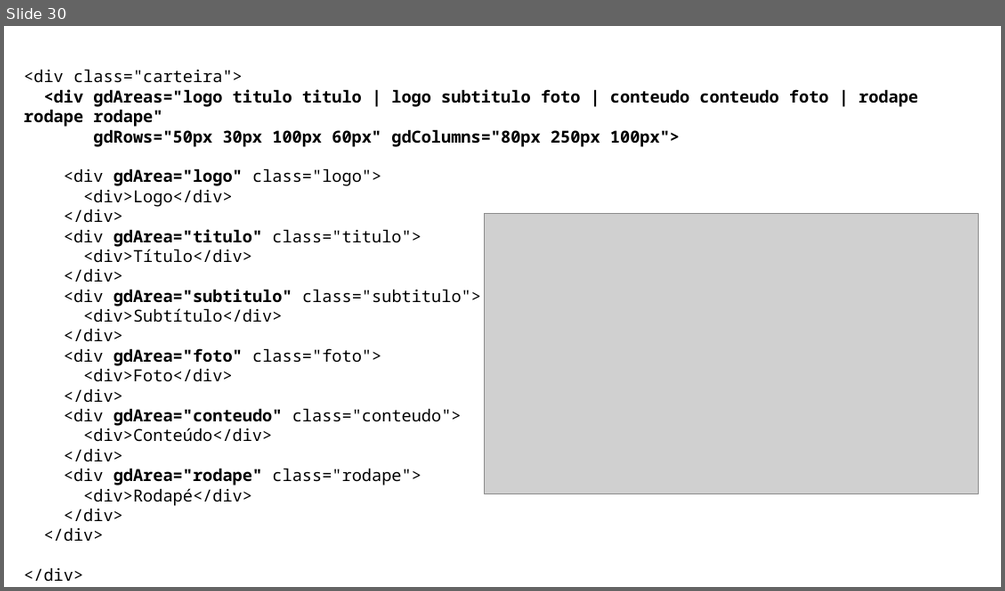
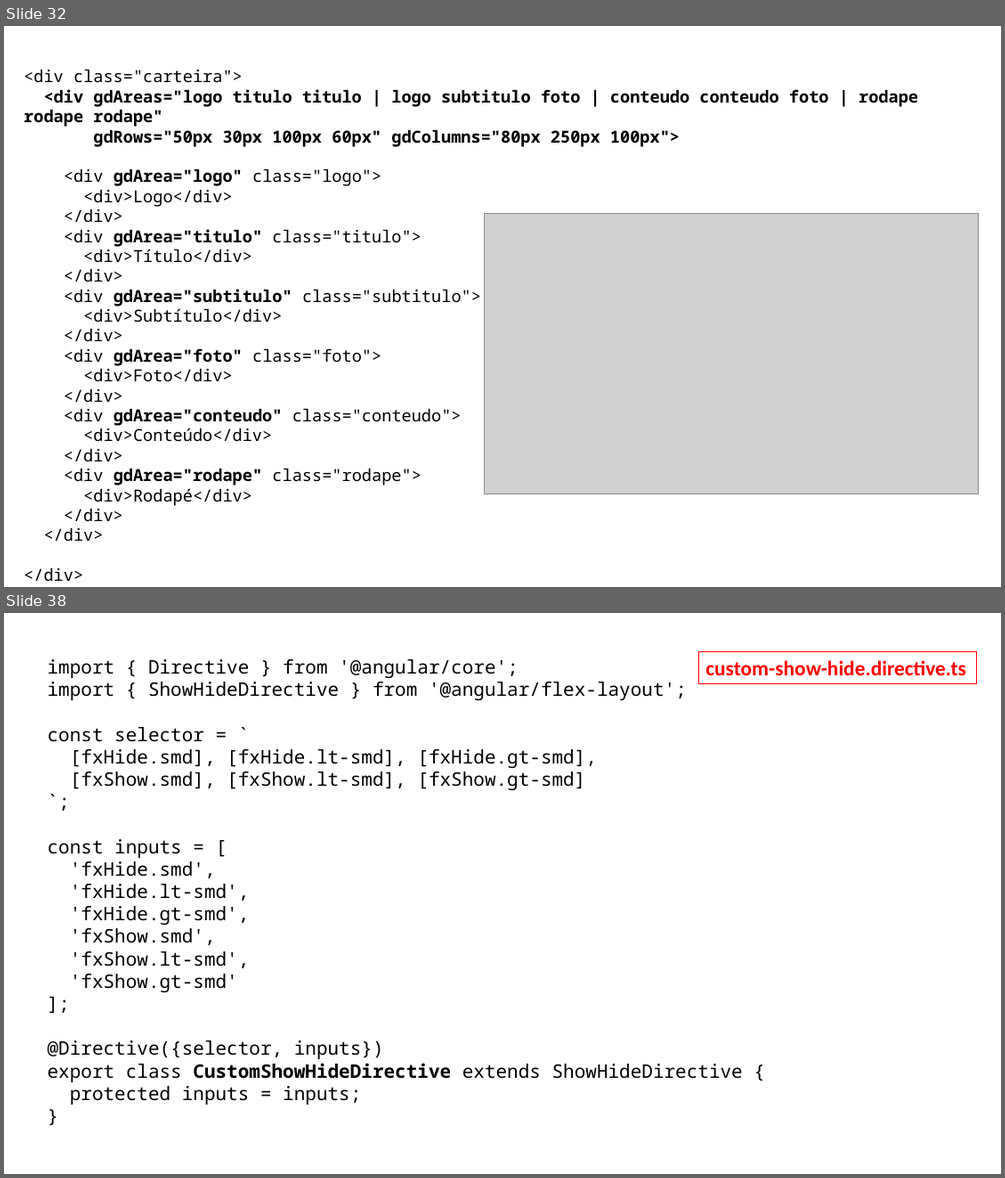
Before and after one commit to eduardoflorence/angular-flex-layout, a slide deck: eduardo-florence-meetup-angular-rio-flex-layout.pptx. Shown one above the other, each under a label of ours: slide 30 before the commit, slides 32 and 38 after it; the slides between them are not shown. The pictures are 1005x591 and 1005x1178 pixels, drawn with LibreOffice and Linux fonts; fonts in the diff are those of the drawing; grey boxes stand for pictures. Boxes give left, top, right and bottom in pixels: in the first picture for what was removed or moved away, otherwise in the second. Text is boxed around its words. In the diff, an @@ line names an element or a change of style, - is before the commit and + after.

```diff
--- a/eduardo-florence-meetup-angular-rio-flex-layout.pptx
+++ b/eduardo-florence-meetup-angular-rio-flex-layout.pptx
@@ slide 38 added at <box>4,613,1001,1174</box>, background #FFFFFF @@
@@ text added at <box>48,659,743,1104</box>, 18 pt, text #000000 @@
+import { Directive } from '@angular/core';
+import { ShowHideDirective } from '@angular/flex-layout';
+const selector = `
+[fxHide.smd], [fxHide.lt-smd], [fxHide.gt-smd],
+[fxShow.smd], [fxShow.lt-smd], [fxShow.gt-smd]
+`;
+const inputs = [
+'fxHide.smd',
+'fxHide.lt-smd',
+'fxHide.gt-smd',
+'fxShow.smd',
+'fxShow.lt-smd',
+'fxShow.gt-smd'
+];
+@Directive({selector, inputs})
+export class CustomShowHideDirective extends ShowHideDirective {
+protected inputs = inputs;
+}
@@ rectangle added at <box>699,652,977,685</box>, outline #FF0000 0.75 pt, 20 pt, text #FF0000, bold @@
+custom-show-hide.directive.ts
@@ what was slide 30 is now slide 32 @@
```
Also in this commit, not shown: 13 slides changed, 11 other slides added, 2 slides removed, 2 other files.
